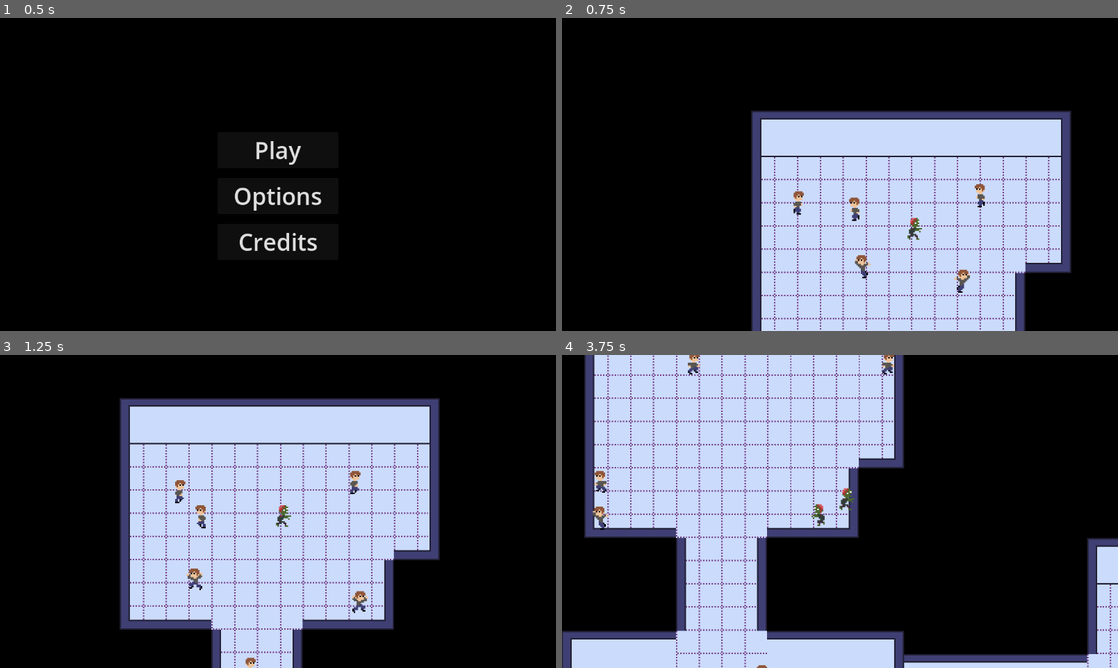
Above: before the commit, frames 1-4 (two rows, left to right).
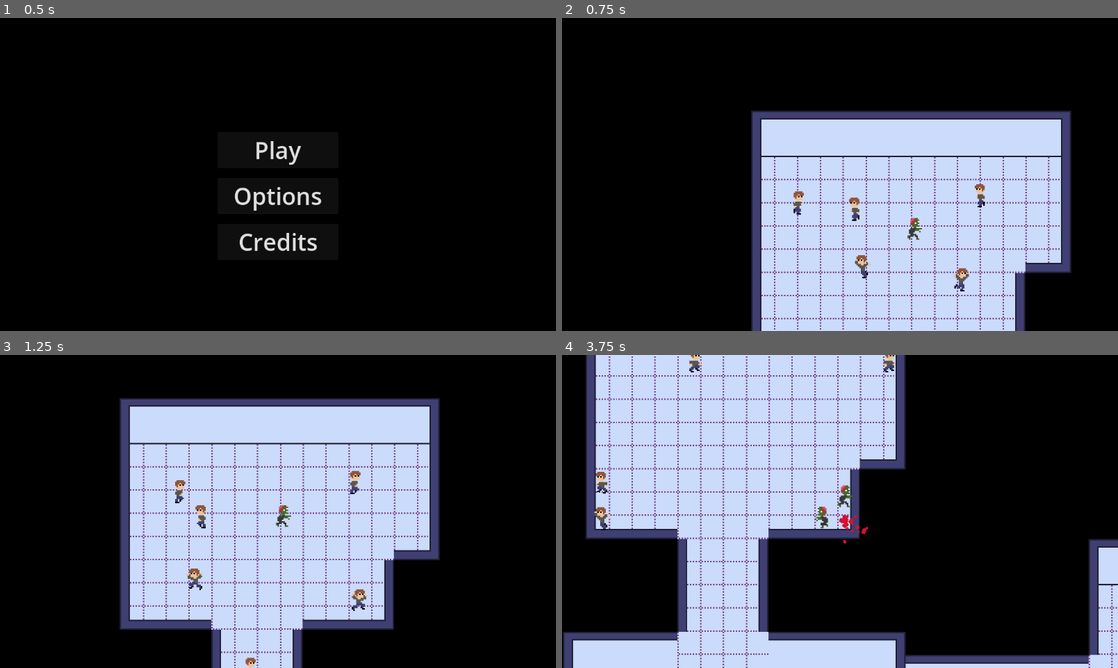
Above: after the commit, the same moments.

Repository: lucasericsson222/gmtk2024
Game: Godot game, scene res://scenes/menu.tscn
Two runs of this game, one before a commit and one after it. Both use one fixed random seed, a clock stepped at 60 frames per second and the inputs below.
Inputs:
- Up to frame 1 (0.5 s): no input
- Up to frame 2 (0.75 s): click "Play" at 0.5 s
- Up to frame 3 (1.25 s): no input
- Up to frame 4 (3.75 s): tap Enter at 1.25 s; hold Right (right) 1.28-2.03 s; hold Down (down) 2.03-2.78 s; hold Right (right) 2.78-3.53 s; hold Up (up) from 3.53 s (still down)

Frame 1 is identical in both runs. In frame 2, 0.1% of the frame differs, in the area x 70-74%, y 79-88%; in frame 3, 0.1%; in frame 4, 9.7%, in the area x 0-100%, y 0-100%.

Commit message:
Add blood and fix human timer error

Diff:
--- /dev/null
+++ b/scenes/Blood.tscn
@@ -0,0 +1,24 @@
+[gd_scene load_steps=2 format=3 uid="uid://clululsexs6hq"]
+
+[ext_resource type="Script" path="res://scenes/blood.gd" id="1_ktmkw"]
+
+[node name="Blood" type="CPUParticles2D"]
+z_index = -1
+amount = 50
+explosiveness = 0.4
+gravity = Vector2(0, 0)
+initial_velocity_min = 60.0
+initial_velocity_max = 70.0
+angular_velocity_max = 360.0
+damping_min = 50.0
+damping_max = 1000.0
+scale_amount_max = 3.0
+color = Color(0.831373, 0.0666667, 0.196078, 1)
+script = ExtResource("1_ktmkw")
+
+[node name="Timer" type="Timer" parent="."]
+wait_time = 0.8
+one_shot = true
+autostart = true
+
+[connection signal="timeout" from="Timer" to="." method="_on_timer_timeout"]
--- a/scenes/Tileset.tscn
+++ b/scenes/Tileset.tscn
@@ -41,4 +41,5 @@
 sources/0 = SubResource("TileSetAtlasSource_2gdty")
 
 [node name="Tileset" type="TileMapLayer"]
+z_index = -5
 tile_set = SubResource("TileSet_jr4sw")
--- /dev/null
+++ b/scenes/blood.gd
@@ -0,0 +1,10 @@
+extends CPUParticles2D
+
+
+func _on_timer_timeout() -> void:
+	set_process(false)
+	set_physics_process(false)
+	set_process_input(false)
+	set_process_internal(false)
+	set_process_unhandled_input(false)
+	set_process_unhandled_key_input(false)
--- a/scenes/doctor.tscn
+++ b/scenes/doctor.tscn
@@ -9,8 +9,9 @@
 [sub_resource type="RectangleShape2D" id="RectangleShape2D_ki5bx"]
 size = Vector2(9, 14)
 
-[sub_resource type="RectangleShape2D" id="RectangleShape2D_hb2hw"]
-size = Vector2(7, 14)
+[sub_resource type="CapsuleShape2D" id="CapsuleShape2D_p73mg"]
+radius = 3.5
+height = 16.0
 
 [sub_resource type="AtlasTexture" id="AtlasTexture_xoi4g"]
 atlas = ExtResource("3_4jcjl")
@@ -180,9 +181,8 @@
 shape = SubResource("RectangleShape2D_ki5bx")
 
 [node name="CollisionShape2D" type="CollisionShape2D" parent="."]
-visible = false
 position = Vector2(-0.5, 0)
-shape = SubResource("RectangleShape2D_hb2hw")
+shape = SubResource("CapsuleShape2D_p73mg")
 
 [node name="AnimatedSprite2D" type="AnimatedSprite2D" parent="."]
 sprite_frames = SubResource("SpriteFrames_ga5gs")
--- a/scenes/human.tscn
+++ b/scenes/human.tscn
@@ -6,8 +6,9 @@
 [ext_resource type="Texture2D" uid="uid://cbcy5yji7acqc" path="res://assets/human_walking.png" id="3_acpb3"]
 [ext_resource type="PackedScene" uid="uid://bduyg67h53yn2" path="res://scenes/conversion_component.tscn" id="3_xe0lx"]
 
-[sub_resource type="RectangleShape2D" id="RectangleShape2D_otaoi"]
-size = Vector2(8, 13.5)
+[sub_resource type="CapsuleShape2D" id="CapsuleShape2D_b51tl"]
+radius = 4.0
+height = 12.0
 
 [sub_resource type="CircleShape2D" id="CircleShape2D_8j2rp"]
 radius = 34.0
@@ -159,9 +160,8 @@
 script = ExtResource("1_xa53d")
 
 [node name="CollisionShape2D" type="CollisionShape2D" parent="."]
-visible = false
-position = Vector2(2, 1)
-shape = SubResource("RectangleShape2D_otaoi")
+position = Vector2(2, 2)
+shape = SubResource("CapsuleShape2D_b51tl")
 
 [node name="DetectionRange" type="Area2D" parent="."]
 collision_layer = 0
--- a/scenes/zombie.tscn
+++ b/scenes/zombie.tscn
@@ -1,11 +1,10 @@
-[gd_scene load_steps=29 format=3 uid="uid://c8ww8kehtsk8e"]
+[gd_scene load_steps=28 format=3 uid="uid://c8ww8kehtsk8e"]
 
 [ext_resource type="Script" path="res://scripts/zombie.gd" id="1_r6vr2"]
 [ext_resource type="Texture2D" uid="uid://t1qdtdos5b74" path="res://assets/zombie.png" id="2_6ba4t"]
 [ext_resource type="Texture2D" uid="uid://env2ms6k3o82" path="res://assets/zombie_falling.png" id="2_w3aiu"]
 [ext_resource type="Script" path="res://scripts/zombie_component.gd" id="3_mt8pv"]
 [ext_resource type="PackedScene" uid="uid://bduyg67h53yn2" path="res://scenes/conversion_component.tscn" id="4_dy245"]
-[ext_resource type="PackedScene" uid="uid://dec5kppe387bb" path="res://scenes/human.tscn" id="5_8uc6f"]
 
 [sub_resource type="AtlasTexture" id="AtlasTexture_4d7mh"]
 atlas = ExtResource("2_w3aiu")
@@ -153,11 +152,13 @@
 "speed": 10.0
 }]
 
-[sub_resource type="RectangleShape2D" id="RectangleShape2D_x1fal"]
-size = Vector2(6, 15)
+[sub_resource type="CapsuleShape2D" id="CapsuleShape2D_y4jnb"]
+radius = 4.0
+height = 14.0
 
-[sub_resource type="RectangleShape2D" id="RectangleShape2D_f03s3"]
-size = Vector2(6, 15)
+[sub_resource type="CapsuleShape2D" id="CapsuleShape2D_ckssf"]
+radius = 4.5
+height = 14.5
 
 [node name="Zombie" type="CharacterBody2D" groups=["zombie"]]
 collision_mask = 8
@@ -168,9 +169,8 @@
 autoplay = "default"
 
 [node name="CollisionShape2D" type="CollisionShape2D" parent="."]
-visible = false
-position = Vector2(-2, 0.5)
-shape = SubResource("RectangleShape2D_x1fal")
+position = Vector2(-1, 1)
+shape = SubResource("CapsuleShape2D_y4jnb")
 
 [node name="ZombieComponent" type="Node" parent="."]
 script = ExtResource("3_mt8pv")
@@ -178,11 +178,12 @@
 speed = null
 
 [node name="ConversionComponent" parent="." node_paths=PackedStringArray("animated_sprite") instance=ExtResource("4_dy245")]
-visible = false
 collision_mask = 4
-converted_scene = ExtResource("5_8uc6f")
+converted_scene_name = "res://scenes/human.tscn"
 animated_sprite = NodePath("../AnimatedSprite2D")
+immunity_timeout = 0.1
 
 [node name="CollisionShape2D" type="CollisionShape2D" parent="ConversionComponent"]
-position = Vector2(-2, 0.5)
-shape = SubResource("RectangleShape2D_f03s3")
+visible = false
+position = Vector2(-1, 1)
+shape = SubResource("CapsuleShape2D_ckssf")
--- a/scripts/conversion_component.gd
+++ b/scripts/conversion_component.gd
@@ -1,12 +1,14 @@
 extends Area2D
 
-@export var converted_scene = load("res://scenes/zombie.tscn")
+@export var converted_scene_name: String = "res://scenes/zombie.tscn"
 
 @export var animated_sprite: AnimatedSprite2D
 @export var immunity_timeout = 1.0
 
 var dying = false
 var just_converted = true
+
+var blood_scene = preload("res://scenes/Blood.tscn")
 
 
 func _ready():
@@ -33,15 +35,19 @@
 
 func convert_entity():
 	if dying == true:
-		var converted_instance = converted_scene.instantiate()
+		var converted_instance = load(converted_scene_name).instantiate()
 		converted_instance.position = get_parent().position
 		get_parent().get_parent().add_child(converted_instance)
 		get_parent().queue_free()
 
-func _on_body_or_area_entered(_body: Node2D) -> void:
+func _on_body_or_area_entered(body: Node2D) -> void:
 	if just_converted:
 		return
 	animated_sprite.play("death")
+	var blood_instance = blood_scene.instantiate()
+	blood_instance.rotation = (body.position - position).angle()
+	get_parent().get_parent().add_child(blood_instance)
+	blood_instance.position = get_parent().position
 	get_node("CollisionShape2D").queue_free()
 	dying = true
 
--- a/scripts/human.gd
+++ b/scripts/human.gd
@@ -18,12 +18,16 @@
 	_on_walk_timer_timeout()
 	pass
 
+var run_timer_freed = false
 
 func _physics_process(_delta: float) -> void:
 	if $AnimatedSprite2D.animation == "death":
 		dead = true
 		velocity = Vector2.ZERO
 		move_and_slide()
+		if !run_timer_freed:
+			$RunTimer.queue_free()
+			run_timer_freed = true
 		return
 	if not is_instance_valid(zombie):
 		zombie = null
Binary file added: assets/blood-sheet.png
Not shown, added: assets/blood-sheet.png.import
